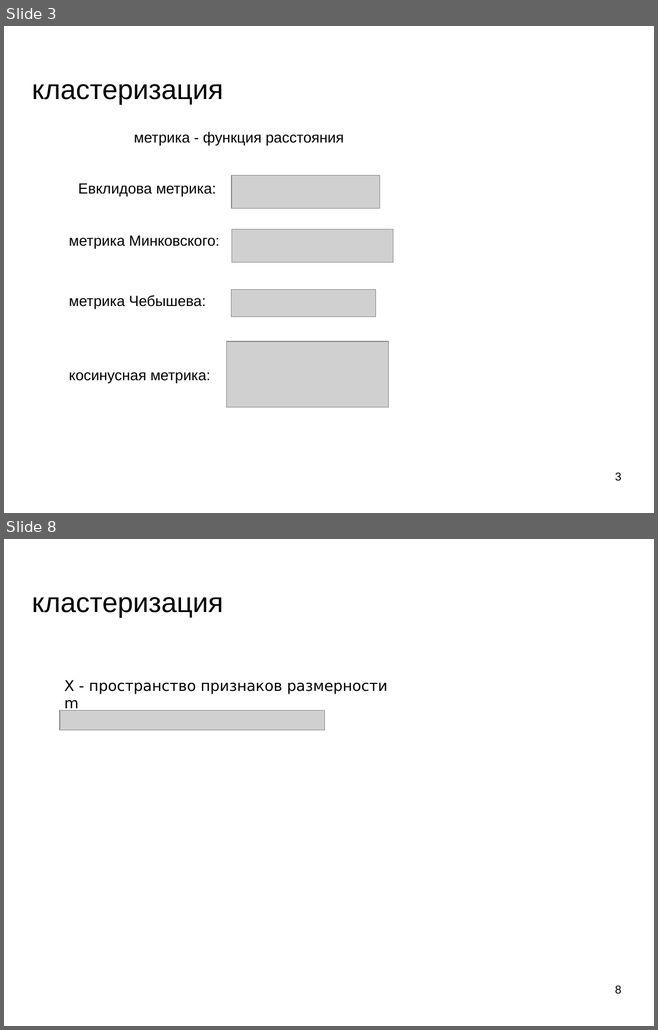
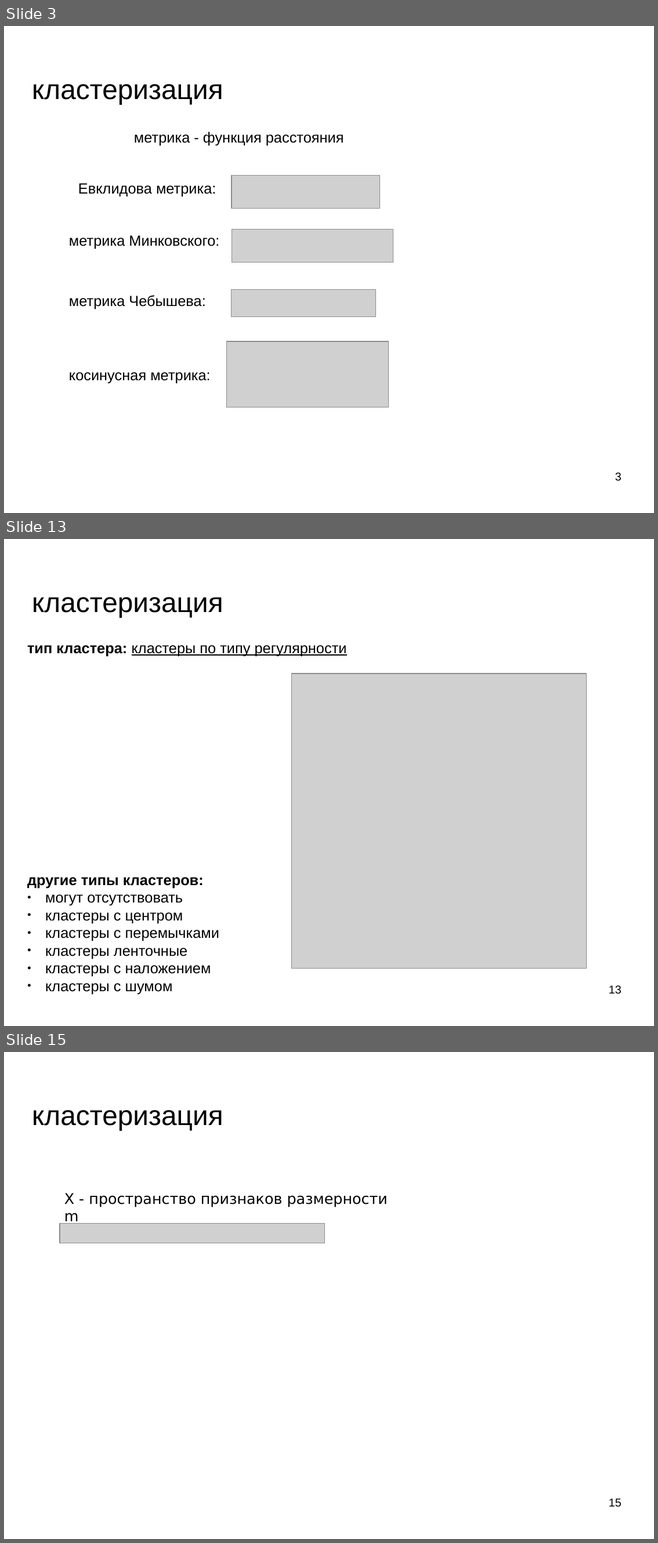
Before and after one commit to mechanoid5/ml_lectorium_legacy, a slide deck: 07-cluster.odp. Shown one above the other, each under a label of ours: slides 3 and 8 before the commit, slides 3, 13 and 15 after it; the slides between them are not shown. The pictures are 658x1030 and 658x1543 pixels, drawn with LibreOffice and Linux fonts; fonts in the diff are those of the drawing; grey boxes stand for pictures; background and template pictures are left out. Boxes give left, top, right and bottom in pixels: in the first picture for what was removed or moved away, otherwise in the second. Text is boxed around its words. In the diff, an @@ line names an element or a change of style, - is before the commit and + after.

```diff
--- a/07-cluster.odp
+++ b/07-cluster.odp
@@ slide 13 added at bbox=[4, 539, 654, 1026], background picture (left out) @@
@@ title added at bbox=[32, 597, 223, 617], 33.9 pt, text #000000 @@
+кластеризация
@@ subtitle added at bbox=[27, 645, 347, 656], 18 pt, text #000000, underline @@
+тип кластера: кластеры по типу регулярности
@@ picture added at bbox=[292, 674, 586, 968] @@
@@ text added at bbox=[27, 877, 219, 994], 18 pt, text #000000 @@
+другие типы кластеров:
+● могут отсутствовать
+● кластеры с центром
+● кластеры с перемычками
+● кластеры ленточные
+● кластеры с наложением
+● кластеры с шумом
@@ page number added at bbox=[608, 986, 621, 994], 14 pt, text #000000 @@
+13
@@ what was slide 8 is now slide 15 @@
@@ page number at bbox=[608, 1499, 621, 1507]: text changed @@
-8
+15
```
Also in this commit, not shown: 4 slides changed, 7 other slides added, 1 slide removed, 8 other files.
